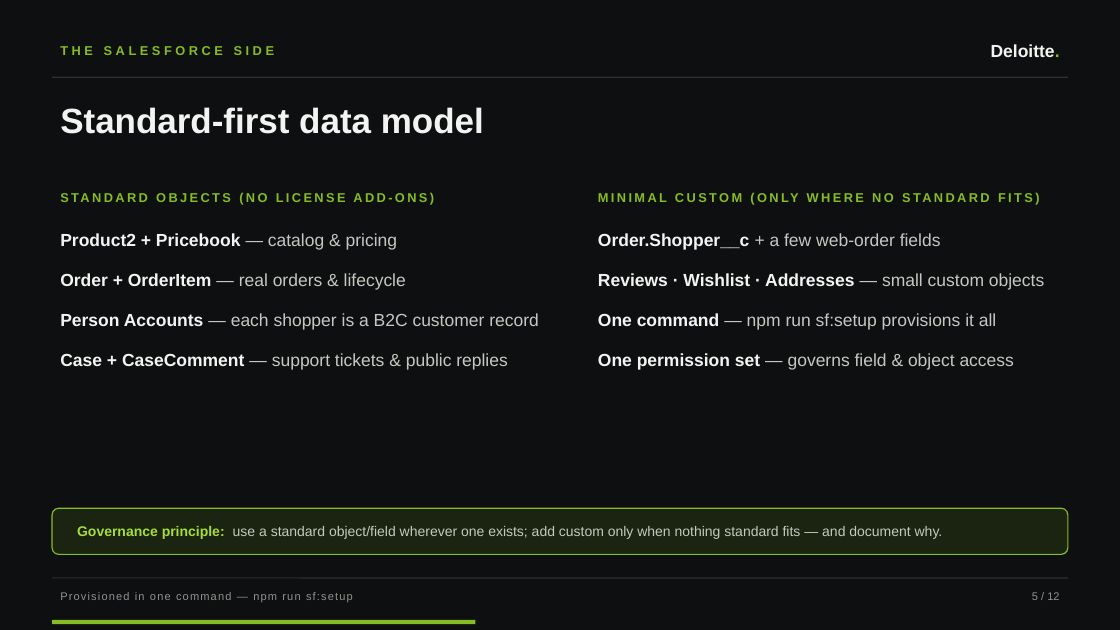
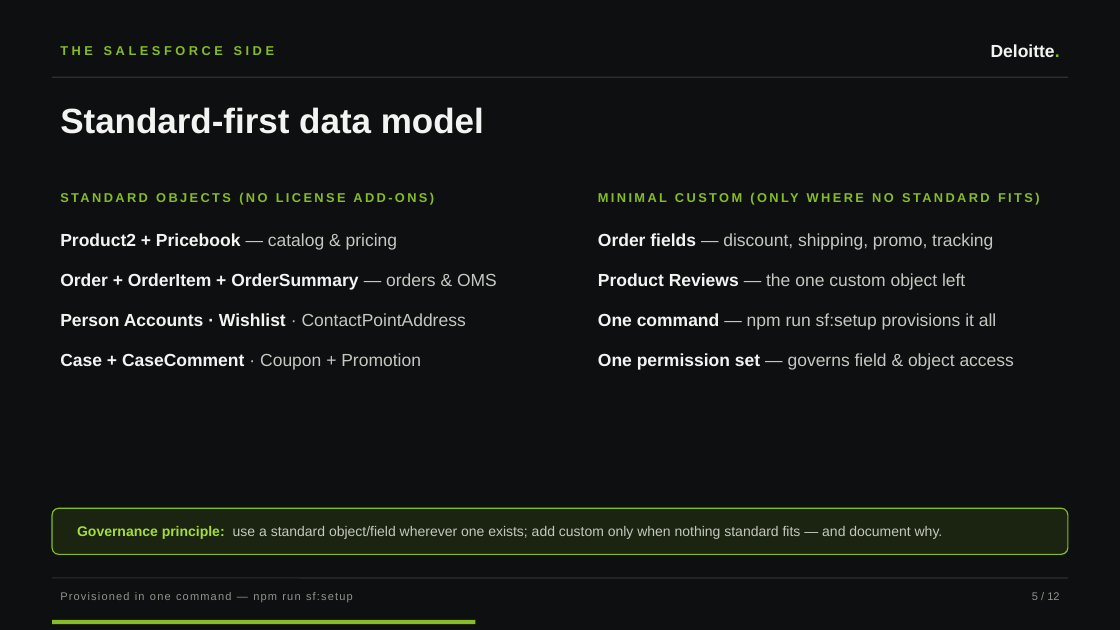
Before and after one commit to Vikaschd04/React_Salesforce_Meridian, a slide deck: slide 5 of docs/Meridian-Overview.pptx. Drawn at 1120x630 pixels with LibreOffice and Linux fonts; fonts in the diff are those of the drawing. Boxes give left, top, right and bottom in pixels: in the first picture for what was removed or moved away, otherwise in the second. Text is boxed around its words. In the diff, an @@ line names an element or a change of style, - is before the commit and + after.

```diff
--- a/docs/Meridian-Overview.pptx
+++ b/docs/Meridian-Overview.pptx
@@ text at [598, 233, 993, 290]: text changed; text colour #F3F4F1 to #C4C8C0; bold off @@
-▪ Order.Shopper__c + a few web-order fields
-▪ Reviews · Wishlist · Addresses — small custom objects
+▪ Order fields — discount, shipping, promo, tracking
+▪ Product Reviews — the one custom object left
@@ text at [60, 273, 497, 370]: text changed; text colour #C4C8C0 to #F3F4F1; bold on @@
-▪ Order + OrderItem — real orders & lifecycle
-▪ Person Accounts — each shopper is a B2C customer record
-▪ Case + CaseComment — support tickets & public replies
+▪ Order + OrderItem + OrderSummary — orders & OMS
+▪ Person Accounts · Wishlist · ContactPointAddress
+▪ Case + CaseComment · Coupon + Promotion
```
Also in this commit, not shown: 2 other slides changed, 1 other file.
